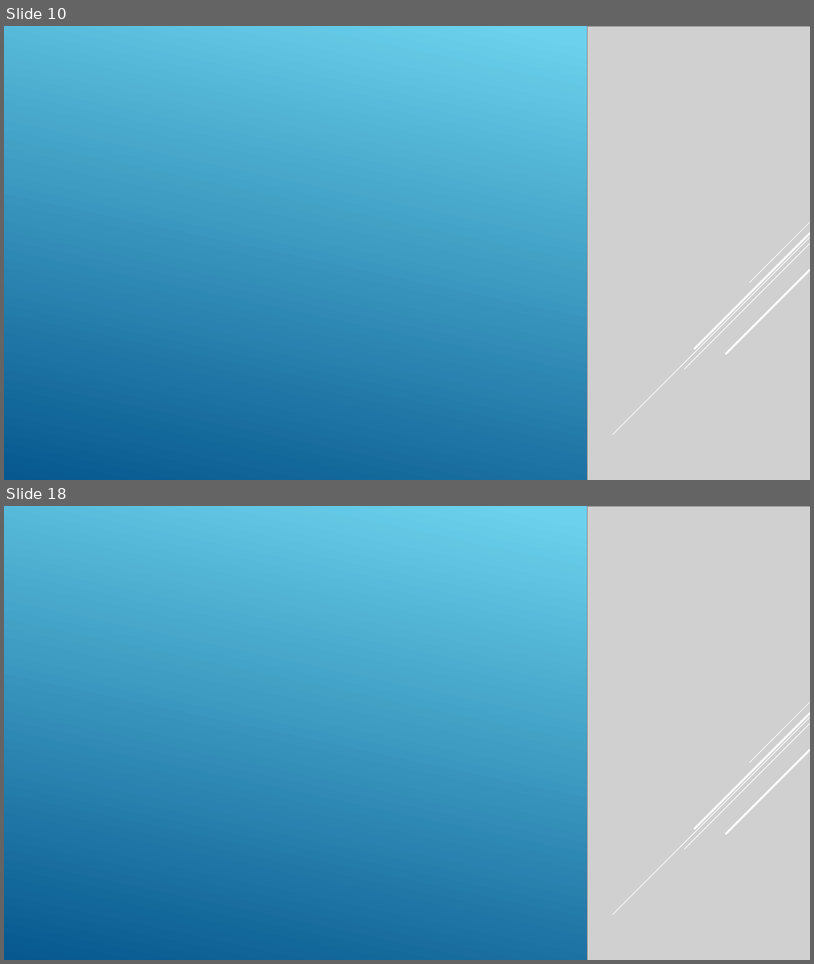
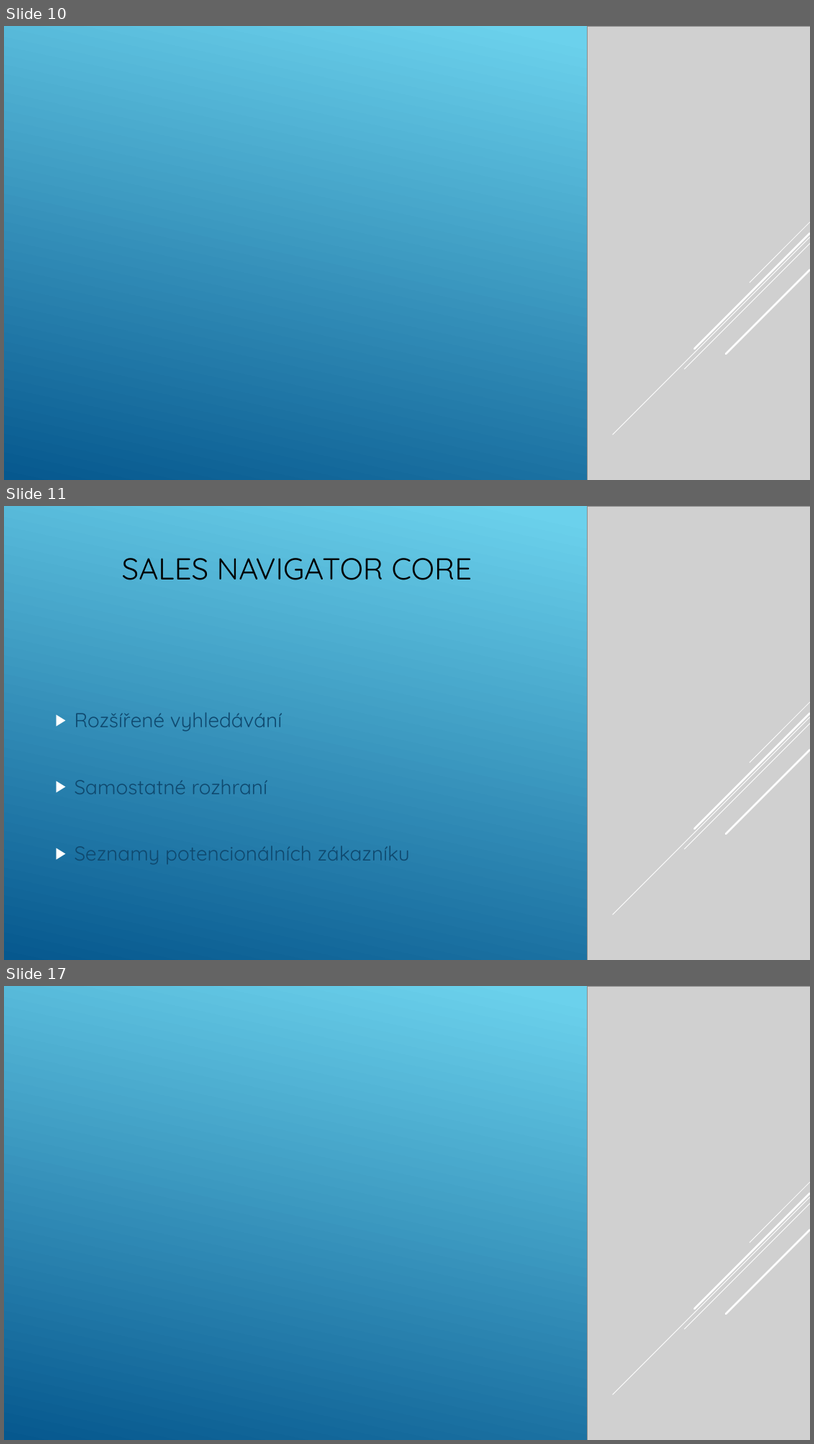
Before and after one commit to Jelenos69/I11-prezentace-Jel-nek, a slide deck: Jelinek.pptx. Shown one above the other, each under a label of ours: slides 10 and 18 before the commit, slides 10, 11 and 17 after it; the slides between them are not shown. The pictures are 814x964 and 814x1444 pixels, drawn with LibreOffice and Linux fonts; fonts in the diff are those of the drawing; grey boxes stand for pictures. Boxes give left, top, right and bottom in pixels: in the first picture for what was removed or moved away, otherwise in the second. Text is boxed around its words. In the diff, an @@ line names an element or a change of style, - is before the commit and + after.

```diff
--- a/Jelinek.pptx
+++ b/Jelinek.pptx
@@ slide 11 added at [4,506,810,960], background gradient #6ED2EB to #06588E @@
@@ picture added at [588,506,810,960] @@
@@ title added at [122,558,473,580], 36 pt, text #000000 @@
+SALES NAVIGATOR CORE
@@ text added at [75,712,410,864], 24 pt, text #0F496F @@
+▶ Rozšířené vyhledávání
+▶ Samostatné rozhraní
+▶ Seznamy potencionálních zákazníku
@@ group added at [613,702,810,914]: 5 lines @@
@@ what was slide 18 is now slide 17 @@
```
Also in this commit, not shown: 1 slide changed, 8 other slides added, 11 slides removed.
